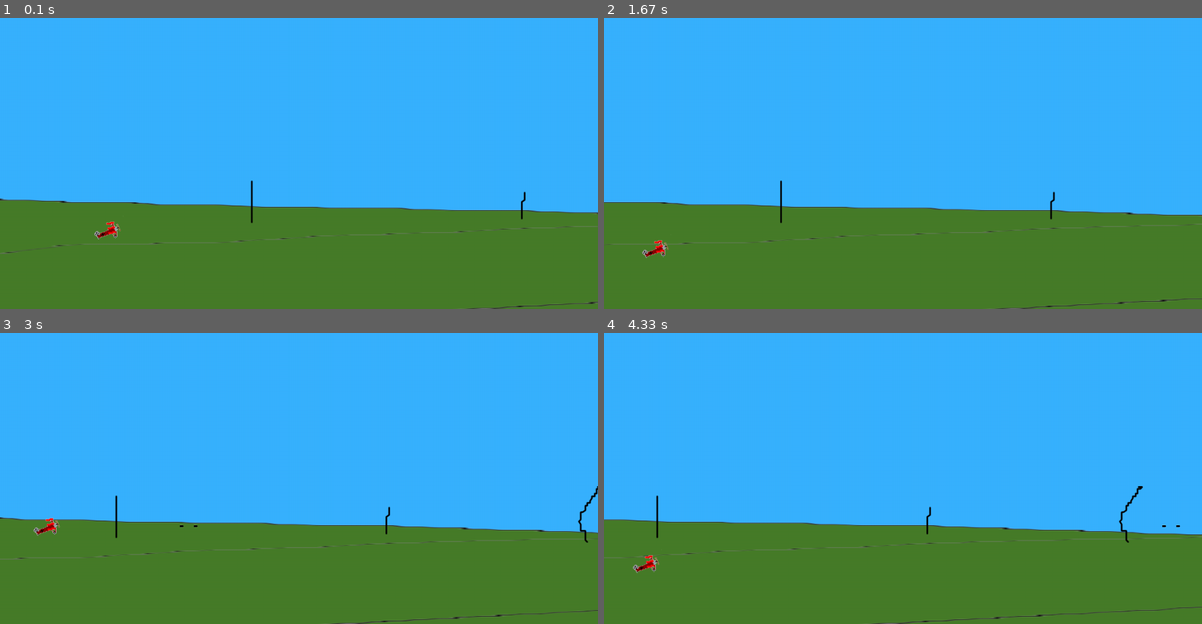
Above: before the commit, frames 1-4 (two rows, left to right).
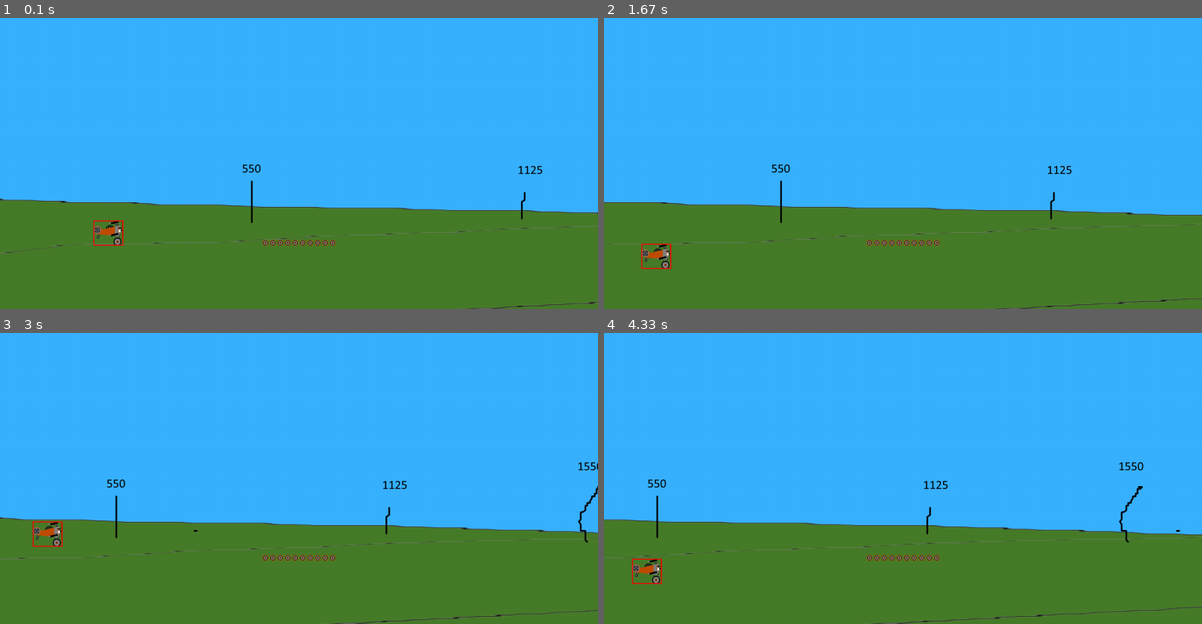
Above: after the commit, the same moments.

Repository: TKDominick/PyGame
Game: pygame game, started from WWIGame.py
The game is run twice, just before and just after one commit, with the same random seed, the same clock (stepped at 60 frames per second) and the same inputs.
Inputs:
- Up to frame 1 (0.1 s): no input
- Up to frame 2 (1.67 s): tap E at 0.33 s; hold Left 0.67-1.2 s; hold Down 1.23-1.53 s; hold Left from 1.57 s (still down)
- Up to frame 3 (3 s): release Left at 1.97 s; hold Up 2-2.37 s; tap Q at 2.4 s; hold Right from 2.73 s (still down)
- Up to frame 4 (4.33 s): release Right at 3.37 s; hold Down 3.4-3.77 s; hold Left 3.8-4.27 s; hold Right from 4.3 s (still down)

The runs differ from the first frame. In frame 1, 0.6% of the frame differs, in the area x 15-91%, y 50-79%; in frame 2, 0.6%; in frame 3, 0.7%; in frame 4, 0.7%, in the area x 4-97%, y 44-87%.

Commit message:
Added health indicator, ne plane, and new background test sprites. Added health system, added enemies killed list.

Diff:
--- a/WWIGame.py
+++ b/WWIGame.py
@@ -1,5 +1,4 @@
 import pygame
-import time
 pygame.init()
 
 win = pygame.display.set_mode((1280,700))
@@ -13,6 +12,7 @@
 
 
 bg = pygame.image.load('Background.png') # Not done yet
+bg2 = pygame.image.load('BGFarm.png')
 
 framecount = 0
 
@@ -22,27 +22,31 @@
 enemyattacks = []
 bullets = []
 bombs = []
-BulletOnCD = False
-BombOnCD = False
 BombCD = 3500
 BulletCD = 2000
 bgx = 0
-bgy = 0
-
+bg2x = 11520
+killed = {}
 
 clock = pygame.time.Clock()
 
 
 class Player:
-	def __init__(self, x,y,width,height,vel):
+	def __init__(self, x, y, width, height, vel):
+		self.health = 20
+		self.healthsprites =['Health0.png', 'Health1.png', 'Health2.png', 'Health3.png', 'Health4.png', 'Health5.png',
+						 'Health6.png', 'Health7.png', 'Health8.png', 'Health9.png', 'Health10.png',
+						 'Health11.png', 'Health12.png', 'Health13.png', 'Health14.png', 'Health15.png',
+						 'Health16.png', 'Health17.png', 'Health18.png', 'Health19.png', 'Health20.png']
 		self.x = x
 		self.y = y
 		self.width = width
 		self.height = height
 		self.vel = vel
-		self.char = pygame.image.load('RedBaron.png')
+		self.char = pygame.image.load('PlayerPlane.png')
 		self.flyleft = []
 		self.flyright = []
+		self.hitbox = (self.x, self.y + (64 - self.height), self.width, self.height)
 		self.Left = False
 		self.Right = False
 		self.Up = False
@@ -50,6 +54,10 @@
 
 	def Draw(self):
 		win.blit(self.char, (self.x,self.y))
+		pygame.draw.rect(win, (255,0,0), self.hitbox, 2)
+	def DrawHealth(self):
+		healthchar = pygame.image.load(self.healthsprites[self.health])
+		win.blit(healthchar, (560,550))
 
 class Projectile:
 	def __init__(self, x, y, projtype, sprite):
@@ -65,7 +73,7 @@
 			self.sprite = pygame.image.load(sprite)
 
 		if projtype == 2:
-			self.damage = 15
+			self.damage = 10
 			self.xvel = 20
 			self.yvel = 0
 			self.yaccel = 5
@@ -105,6 +113,7 @@
 	def __init__(self, x, y, health, vel, enemtype, sprite, width, height):
 
 		if enemtype == 1:
+			self.name = 'Small Observer Balloon'
 			self.x = x
 			self.y = y
 			self.health = health
@@ -116,9 +125,11 @@
 			self.attacksprite = 'Enemy1Grenade.png'
 			self.attackCD = 1500
 			self.CDMAX = 1500
+			self.hitbox = (self.x, self.y, self.width, self.height)
 
 	def Draw(self):
 		win.blit(self.sprite, (self.x, self.y))
+		pygame.draw.rect(win, (255,0,0), self.hitbox, 2)
 
 	def Move(self, x, y):
 		if self.x < x+150:
@@ -144,8 +155,8 @@
 
 def redrawGameWindow():
 	global framecount
-	win.blit(bg, (bgx, bgy))
-
+	win.blit(bg, (bgx, 0))
+	win.blit(bg2, (bg2x, 0))
 	#Character animations
 	'''
 	if Left:
@@ -155,6 +166,7 @@
 	else:
 	'''
 	Plane.Draw()
+	Plane.DrawHealth()
 
 	for enemy in enemies:
 		enemy.Draw()
@@ -174,17 +186,26 @@
 	pygame.display.update()
 
 
-Plane = Player(200,500,64,64,10)
+Plane = Player(200, 500, 64, 54, 10)
 run = True
 while run:
 	clock.tick(20)
 
-	if bgx < -2500 and len(enemies) == 0:
-		Enemy1 = Enemy(1000, 350, 3, 4, 1, 'Enemy1.png', 64, 64)
+	if 6500 <bg2x < 10000 and len(enemies) == 0:
+		Enemy1 = Enemy(1000, 350, 25, 4, 1, 'Enemy1.png', 64, 64)
 		enemies.append(Enemy1)
-
-	if bgx > -10230:
-		bgx -= (5)
+	if bg2x < 6000 and killed['Small Observer Balloon'] >= 5 and len(enemies) == 0:
+		Enemy1 = Enemy(1000, 150, 20, 4, 1, 'Enemy1.png', 64, 64)
+		enemies.append(Enemy1)
+		Enemy2 = Enemy(1000, 350, 20, 4, 1, 'Enemy1.png', 64, 64)
+		enemies.append(Enemy2)
+		Enemy3 = Enemy(1000, 550, 20, 4, 1, 'Enemy1.png', 64, 64)
+		enemies.append(Enemy3)
+
+	if bgx > -10294:
+		bgx -= 5
+		bg2x -= 5
+
 
 	for event in pygame.event.get():
 		if event.type == pygame.QUIT:
@@ -221,30 +242,25 @@
 	if keys[pygame.K_DOWN] and Plane.y < 600 - Plane.height - Plane.vel + 10:
 		Plane.y += Plane.vel
 
-	if keys[pygame.K_q] and (framecount % 24) == 0 and BulletOnCD == False:
+	if keys[pygame.K_q] and (framecount % 24) == 0 and BulletCD == 0:
 		if len(bullets) < 10:
 			PlayerBullet = Projectile(Plane.x + 35, Plane.y + 26, 1, 'PlayerBullet.png')
 			bullets.append(PlayerBullet)
+			BulletCD += 300
 		elif len(bullets) == 10:
-			BulletOnCD = True
-	if keys[pygame.K_e] and (framecount % 24) == 0 and BombOnCD == False:
+			BulletCD += 3500
+	if keys[pygame.K_e] and (framecount % 24) == 0 and BombCD == 0:
 		if len(bombs) < 3:
 			PlayerBomb = Projectile(Plane.x + 20, Plane.y + 40, 2, 'PlayerBomb.png')
 			bombs.append(PlayerBomb)
+			BombCD += 600
 		elif len(bombs) == 3:
-			BombOnCD = True
-
-	if BulletOnCD == True:
+			BombCD += 4000
+
+	if BulletCD != 0:
 		BulletCD -= 50
-	if BulletCD <= 0:
-		BulletOnCD = False
-		BulletCD = 2000
-
-	if BombOnCD == True:
+	if BombCD != 0:
 		BombCD -= 50
-	if BombCD <= 0:
-		BombOnCD = False
-		BombCD = 3000
 
 	for bullet in bullets:
 		if 0 < bullet.x < 1280:
@@ -266,6 +282,7 @@
 			enemy.attackCD = enemy.CDMAX
 		else:
 			enemy.attackCD -= 40
+		enemy.hitbox = (enemy.x, enemy.y, enemy.width, enemy.height)
 
 	for attack in enemyattacks:
 		if 0 < attack.x < 1280 and 0 < attack.y < 700:
@@ -277,6 +294,7 @@
 	for bullet in bullets:
 		for enemy in enemies:
 			if ColissionDetect(enemy.x, enemy.y, enemy.width, enemy.height, bullet.x, bullet.y):
+				enemy.health -= 3
 				Explosion = (bullet.x,bullet.y)
 				explosions.append(Explosion)
 				bullets.pop(bullets.index(bullet))
@@ -284,12 +302,14 @@
 	for bomb in bombs:
 		for enemy in enemies:
 			if ColissionDetect(enemy.x, enemy.y, enemy.width, enemy.height, bomb.x, bomb.y):
+				enemy.health -= 10
 				Explosion = (bomb.x,bomb.y)
 				explosions.append(Explosion)
 				bombs.pop(bombs.index(bomb))
 
 	for attack in enemyattacks:
 		if ColissionDetect(Plane.x, Plane.y, 64, 64, attack.x, attack.y):
+			Plane.health -= 2
 			Explosion = (attack.x,attack.y)
 			explosions.append(Explosion)
 			enemyattacks.pop(enemyattacks.index(attack))
@@ -299,13 +319,20 @@
 				explosions.append(Explosion)
 				enemyattacks.pop(enemyattacks.index(attack))
 
+	Plane.hitbox = (Plane.x, Plane.y + (64 - Plane.height), Plane.width, Plane.height)
+
+	for enemy in enemies:
+		if enemy.health <= 0:
+			if enemy.name not in killed:
+				killed[enemy.name] = 0
+			killed[enemy.name] += 1
+			enemies.pop(enemies.index(enemy))
 
 	redrawGameWindow()
 	if framecount + 1 > 24:
 		framecount = 0
-
+		print(killed)
+		explosions = []
 	else:
 		framecount += 1
-	if framecount % 4 == 0:
-		explosions = []
 pygame.quit()
--- /dev/null
+++ b/scratch2.py
@@ -0,0 +1,3 @@
+
+killed = {'Small Observer Balloon' : 6}
+print(type(killed['Small Observer Balloon']))
Binary file added: BGFarm.png
Binary file changed: Background.png
Binary file added: Background2.png
Binary file added: Blank64x64.png
Binary file added: Health0.png
Binary file added: Health1.png
Binary file added: Health10.png
Binary file added: Health11.png
Binary file added: Health12.png
Binary file added: Health13.png
Binary file added: Health14.png
Binary file added: Health15.png
(and 15 more such lines)
